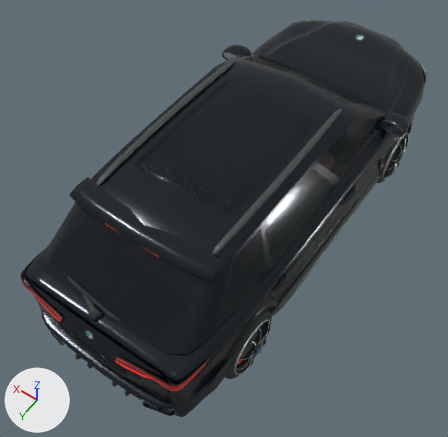
An edit to the glTF model vehicles/luxury_suv.glb, drawn before and after from the same camera.
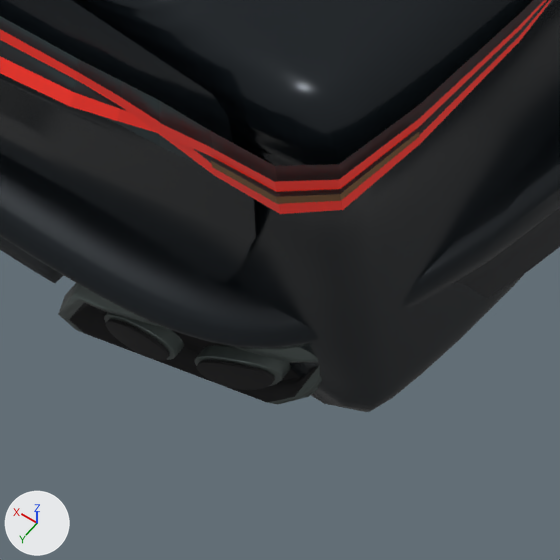
The first picture shows the older version from a camera (50 mm lens) standing at (-2.24, 3.76, 5.62) and looking at (0.05, 0.56, 0.59). The close-ups show the older and then the newer version on the part from 30% to 46% of the width and 83% to 100% of the height of that picture. Only the edits that show in the close-ups are written down. Lighting does not change. The marker at lower left points along +X, +Y and +Z. Where no turn or scale is listed for an object, it has been applied to the vertices.

Before the edit, the objects in view are built like this:
```python
me_recessed_exhaust_bezel = bpy.data.meshes.new('Recessed exhaust bezel')
me_recessed_exhaust_bezel.from_pydata(...)  # 32 vertices, 54 faces; spans x -0.807..-0.467, y 2.357..2.512, z 0.398..0.546
# faces by material slot: [32, 22]
me_recessed_exhaust_bezel.materials.append(mat_graphite_trim)  # dark grey #4d5755
me_recessed_exhaust_bezel.materials.append(mat_carbon_inside_exhaust)  # black #0d0d10
me_smoked_rear_lamp_carrier = bpy.data.meshes.new('Smoked rear lamp carrier')
me_smoked_rear_lamp_carrier.from_pydata(...)  # 22 vertices, 20 faces; spans x -0.901..-0.297, y 2.081..2.518, z 1.044..1.156
me_smoked_rear_lamp_carrier.materials.append(mat_lettering_black)  # dark cyan #2c3c3f
me_wraparound_rear_bumper_precision_surface = bpy.data.meshes.new('Wraparound rear bumper precision surface')
me_wraparound_rear_bumper_precision_surface.from_pydata(...)  # 2008 vertices, 4012 faces; spans x -0.91..0.91, y 1.76..2.53, z 0.37..0.65
# faces by material slot: [2476, 1536]
me_wraparound_rear_bumper_precision_surface.materials.append(mat_rear_bumper_anthracite)  # black #1f2226
me_wraparound_rear_bumper_precision_surface.materials.append(mat_bmw_gloss_black)  # black #1d2329
ob_exhaust_surround = bpy.data.objects.new('Exhaust surround', me_recessed_exhaust_bezel)
ob_exhaust_surround.location = (0.0, 0.0, 0.0)
ob_smoked_rear_lamp_carrier = bpy.data.objects.new('Smoked rear lamp carrier', me_smoked_rear_lamp_carrier)
ob_smoked_rear_lamp_carrier.location = (0.0, 0.0, 0.0)
ob_wraparound_rear_bumper = bpy.data.objects.new('Wraparound rear bumper', me_wraparound_rear_bumper_precision_surface)
ob_wraparound_rear_bumper.location = (0.0, 0.0, 0.0)
# also in view: 'Exhaust bore' at (-0.7, 2.46, 0.47); 'Upper ruby light guide' at (-0.6, 2.3, 1.09); 'Split tailgate' at (0.0, 2.49, 0.9); 'Lower ruby light guide' at (-0.6, 2.31, 1.1); 'Rear diffuser insert' at (0.0, 2.39, 0.42)
```
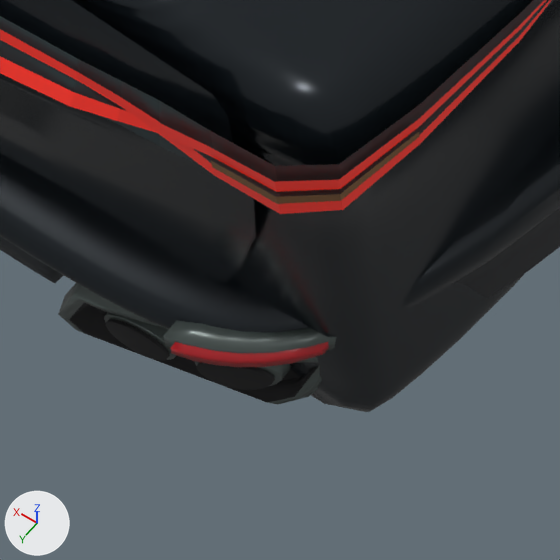
Diff of the bpy script that builds the scene:
```diff
--- a/vehicles/luxury_suv.glb.py
+++ b/vehicles/luxury_suv.glb.py
@@ mat_red_rear_reflector @@
+mat_red_rear_reflector = principled_material('Red rear reflector')
+mat_red_rear_reflector.base_color = (0.42, 0.012, 0.018)  # red #ad1d24
+mat_red_rear_reflector.metallic = 0.1
+mat_red_rear_reflector.roughness = 0.3
@@ me_rear_reflector_lens @@
+me_rear_reflector_lens.from_pydata(...)  # 28 vertices, 52 faces; spans x -0.7995..-0.6607, y 2.386..2.5123, z 0.5781..0.6064
+me_rear_reflector_lens.materials.append(mat_red_rear_reflector)  # red #ad1d24
@@ me_rear_reflector_bezel @@
+me_rear_reflector_bezel.from_pydata(...)  # 28 vertices, 52 faces; spans x -0.812..-0.648, y 2.361..2.508, z 0.571..0.614
+me_rear_reflector_bezel.materials.append(mat_graphite_trim)  # dark grey #4d5755
@@ ob_rear_reflector_lens @@
+ob_rear_reflector_lens = bpy.data.objects.new('Rear reflector lens', me_rear_reflector_lens)
+ob_rear_reflector_lens.location = (0.0, 0.0, 0.0)
@@ ob_rear_reflector_bezel @@
+ob_rear_reflector_bezel = bpy.data.objects.new('Rear reflector bezel', me_rear_reflector_bezel)
+ob_rear_reflector_bezel.location = (0.0, 0.0, 0.0)
```

Boxes (x1, y1, x2, y2) around the edits, measured in the close-ups (560 x 560 px):
'Rear reflector bezel', added
    after: (163, 320, 336, 353)
'Rear reflector lens', added (red)
    after: (170, 342, 329, 367)
'Rolled exhaust tip', unchanged, covered by the edit
    before: (195, 345, 291, 386)
    after: (195, 361, 291, 386)
